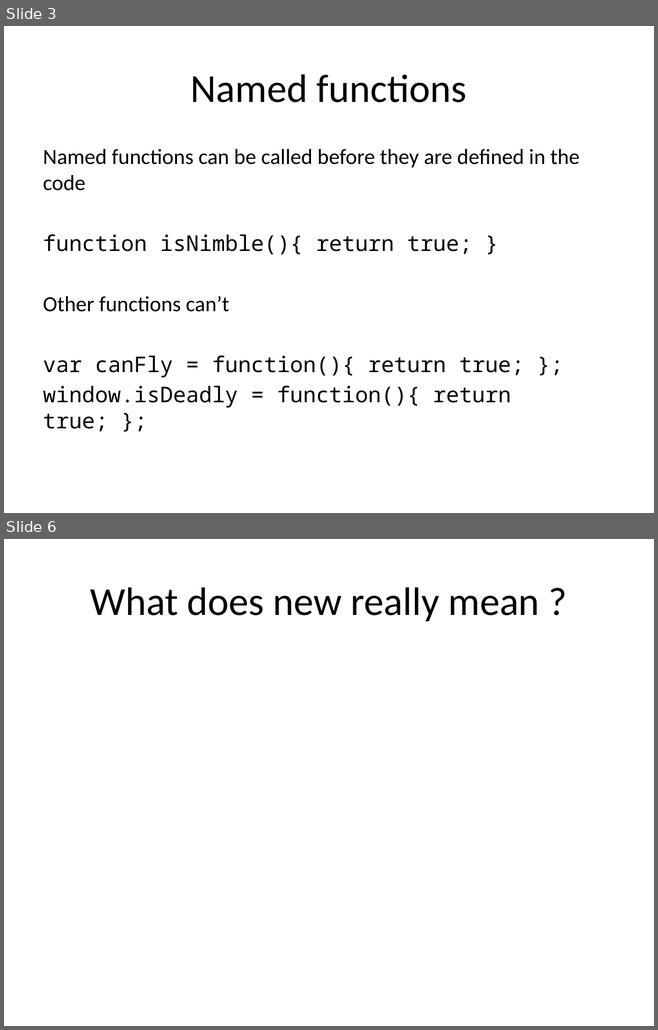
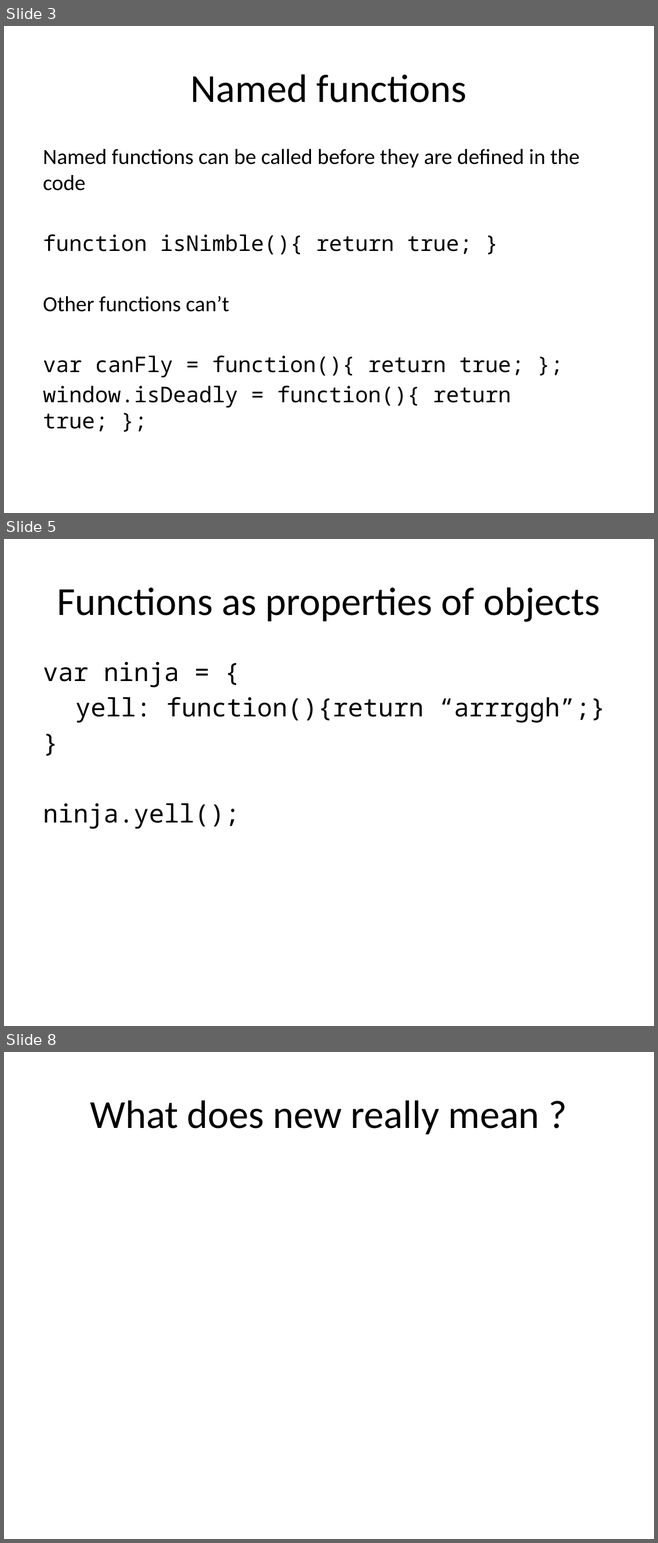
Before and after one commit to kimon-satan/SAEjavaScript, a slide deck: week8/slides/week8.pptx. Shown one above the other, each under a label of ours: slides 3 and 6 before the commit, slides 3, 5 and 8 after it; the slides between them are not shown. The pictures are 658x1030 and 658x1543 pixels, drawn with LibreOffice and Linux fonts; fonts in the diff are those of the drawing. Boxes give left, top, right and bottom in pixels: in the first picture for what was removed or moved away, otherwise in the second. Text is boxed around its words. In the diff, an @@ line names an element or a change of style, - is before the commit and + after.

```diff
--- a/week8/slides/week8.pptx
+++ b/week8/slides/week8.pptx
@@ slide 5 added at (4, 539, 654, 1026), background #FFFFFF @@
@@ title added at (57, 587, 600, 622), 44 pt, text #000000 @@
+Functions as properties of objects
@@ text added at (43, 662, 605, 829), 28 pt, text #000000 @@
+var ninja = {
+yell: function(){return “arrrggh”;}
+}
+ninja.yell();
@@ what was slide 6 is now slide 8 @@
```
Also in this commit, not shown: 2 slides changed, 1 other slide added, 5 other files.
